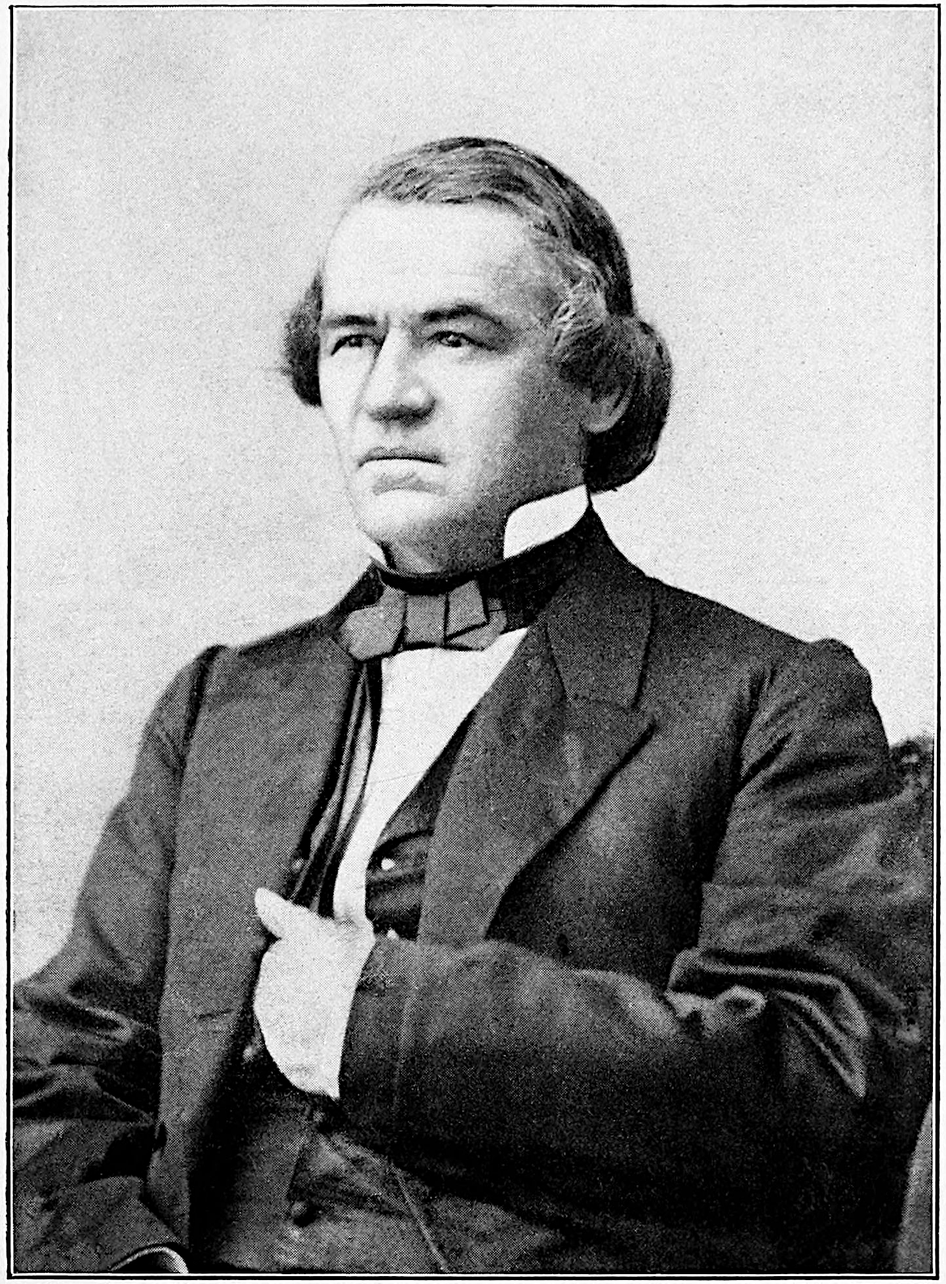
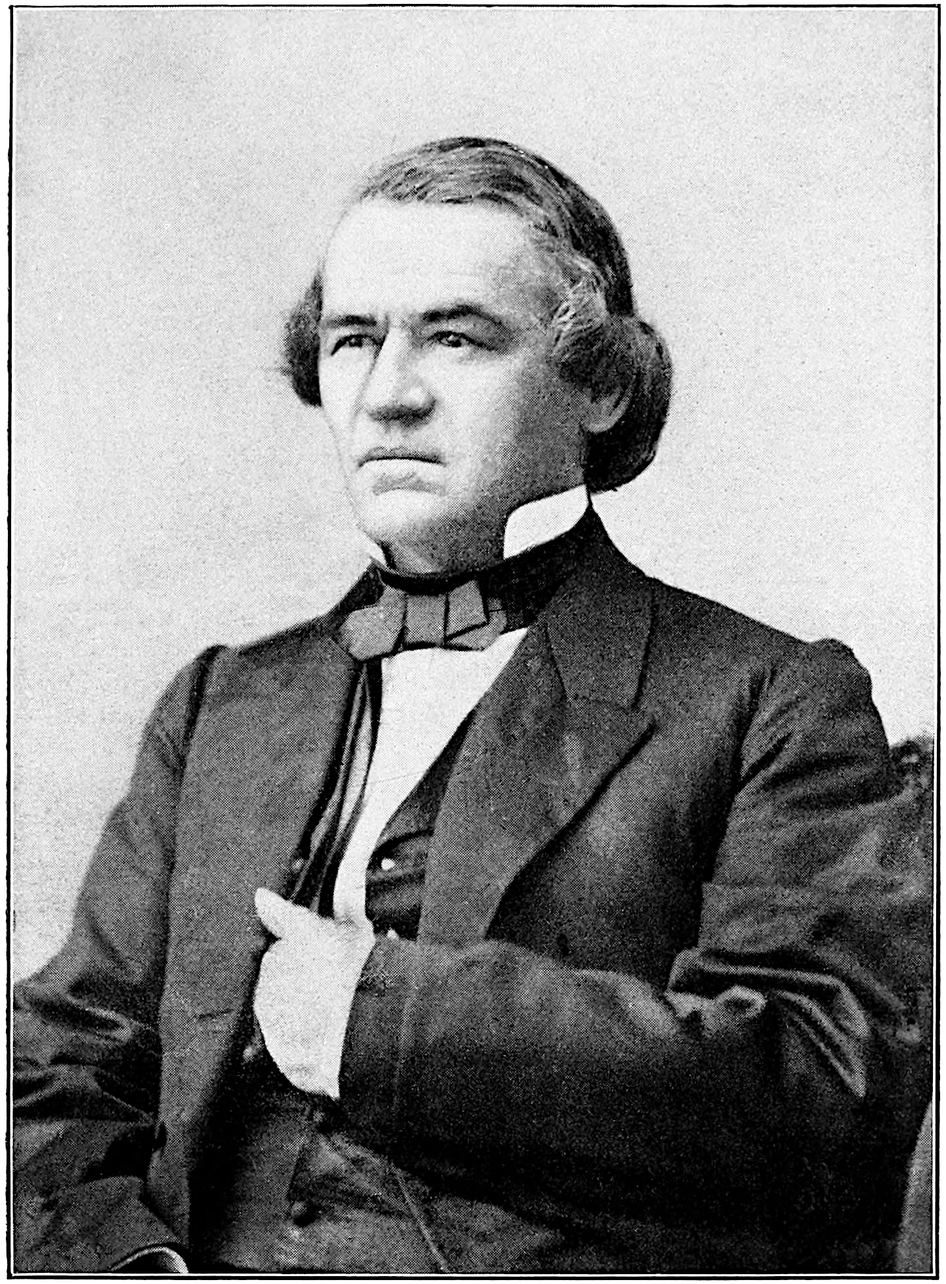
Layered file, before and after one edit (946x1284). Changes by layer:
painted on "johnson.jpg" over left=0, top=0, right=946, bottom=1284
added layer "bg" over left=0, top=0, right=946, bottom=1284
